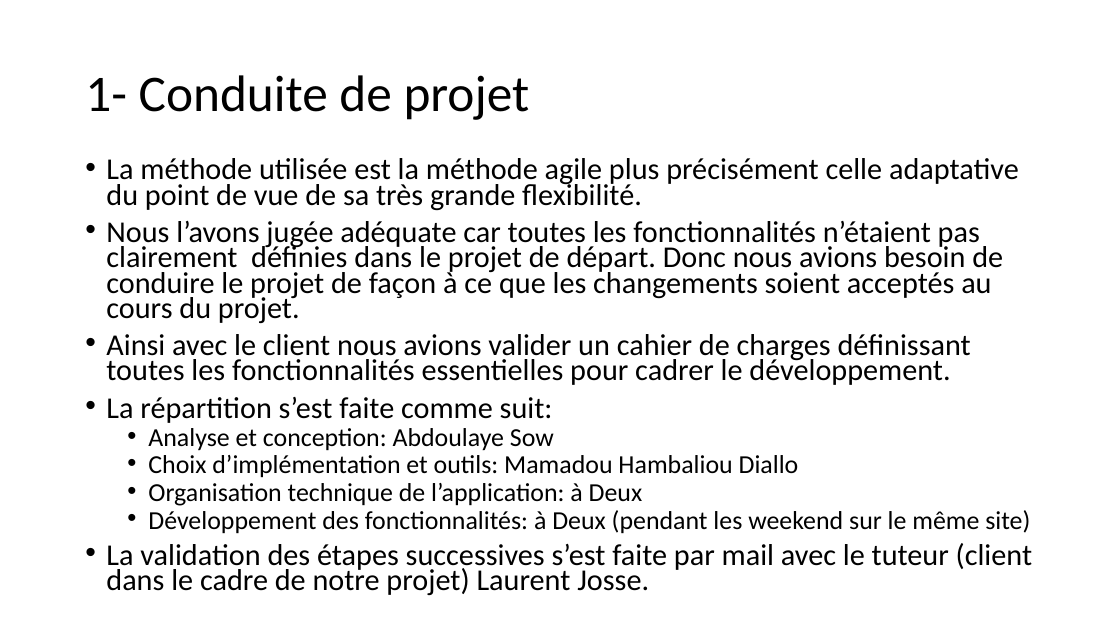
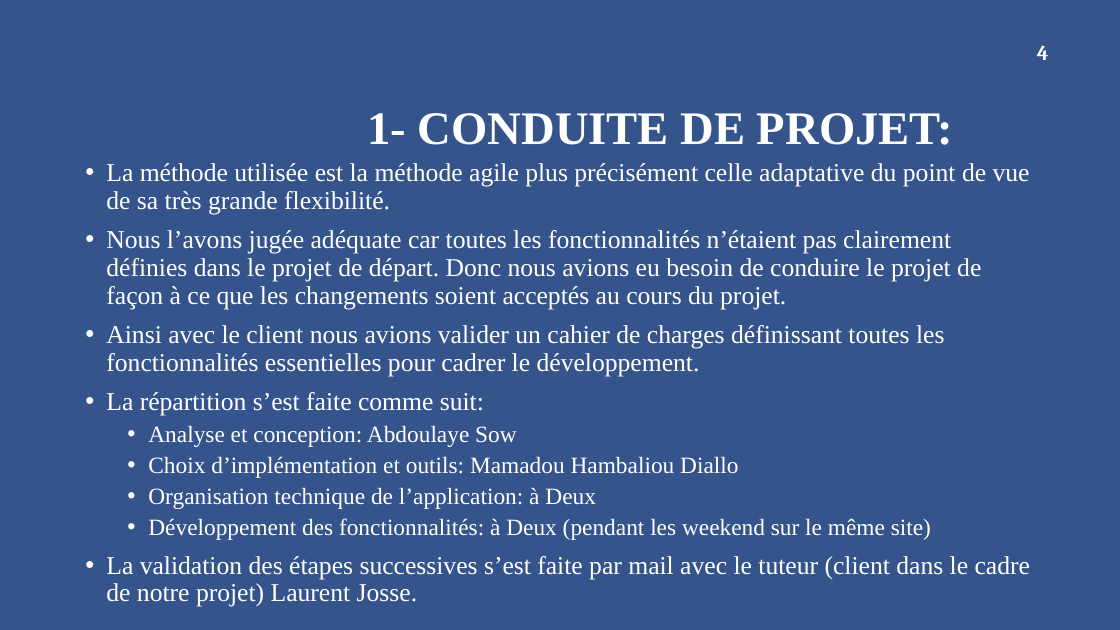
Before and after one commit to sowmangas/rendu-devoir, a slide deck: slide 4 of Documents/Presentation Application web de rendu de devoirs.pptx. Drawn at 1120x630 pixels with LibreOffice and Linux fonts; fonts in the diff are those of the drawing; background and template pictures are left out. Boxes give left, top, right and bottom in pixels: in the first picture for what was removed or moved away, otherwise in the second. Text is boxed around its words. In the diff, an @@ line names an element or a change of style, - is before the commit and + after.

```diff
--- a/Documents/Presentation Application web de rendu de devoirs.pptx
+++ b/Documents/Presentation Application web de rendu de devoirs.pptx
@@ background #FFFFFF to #36548C @@
@@ page number added at [1037, 45, 1049, 60], 18 pt, text #FFFFFF, bold @@
+4
@@ title at [367, 113, 953, 145]: text changed; size 44 to 40 pt; font Calibri to Times New Roman; text colour #000000 to #FFFFFF; bold on @@
-1- Conduite de projet
+1- CONDUITE DE PROJET:
@@ text at [106, 163, 1030, 607]: size 25.9 to 22 pt in "La méthode utilisée est la méthode agile ...", "Ainsi avec le client nous avions valider ...", "La répartition s’est faite comme suit:", "La validation des étapes successives s’est faite ..."; font Calibri to Times New Roman, text colour #000000 to #FFFFFF in "La méthode utilisée est la méthode agile ...", "Ainsi avec le client nous avions valider ...", "La répartition s’est faite comme suit:", "Analyse et conception: Abdoulaye Sow" and 4 more places; size 22.2 to 20 pt in "Analyse et conception: Abdoulaye Sow", "Choix d’implémentation et outils: Mamadou Hambaliou Diallo", "Organisation technique de l’application: à Deux", "Développement des fonctionnalités: à Deux (pendant les ..."; line spacing 0.7 to 0.9 @@
@@ text at [106, 230, 981, 309]: text changed; size 25.9 to 22 pt; font Calibri to Times New Roman; text colour #000000 to #FFFFFF @@
-• Nous l’avons jugée adéquate car toutes les fonctionnalités n’étaient pas clairement définies dans le projet de départ. Donc nous avions besoin de conduire le projet de façon à ce que les changements soient acceptés au cours du projet.
+• Nous l’avons jugée adéquate car toutes les fonctionnalités n’étaient pas clairement définies dans le projet de départ. Donc nous avions eu besoin de conduire le projet de façon à ce que les changements soient acceptés au cours du projet.
```
Also in this commit, not shown: 13 other slides changed, 3 other files.
